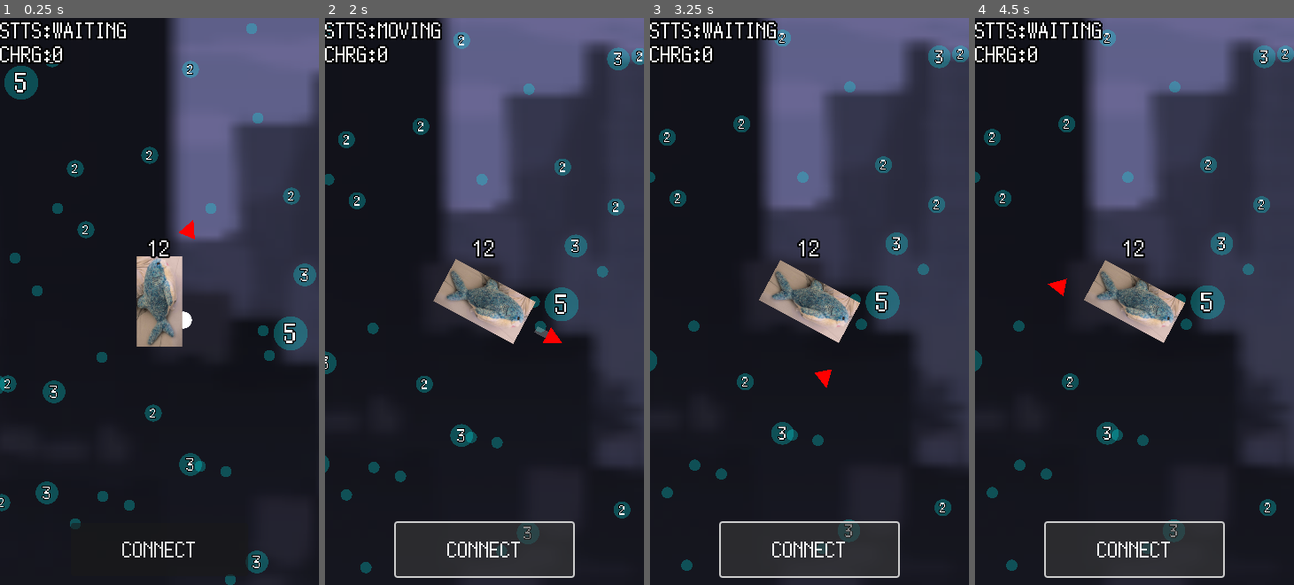
Above: before the commit, frames 1-4 (left to right).
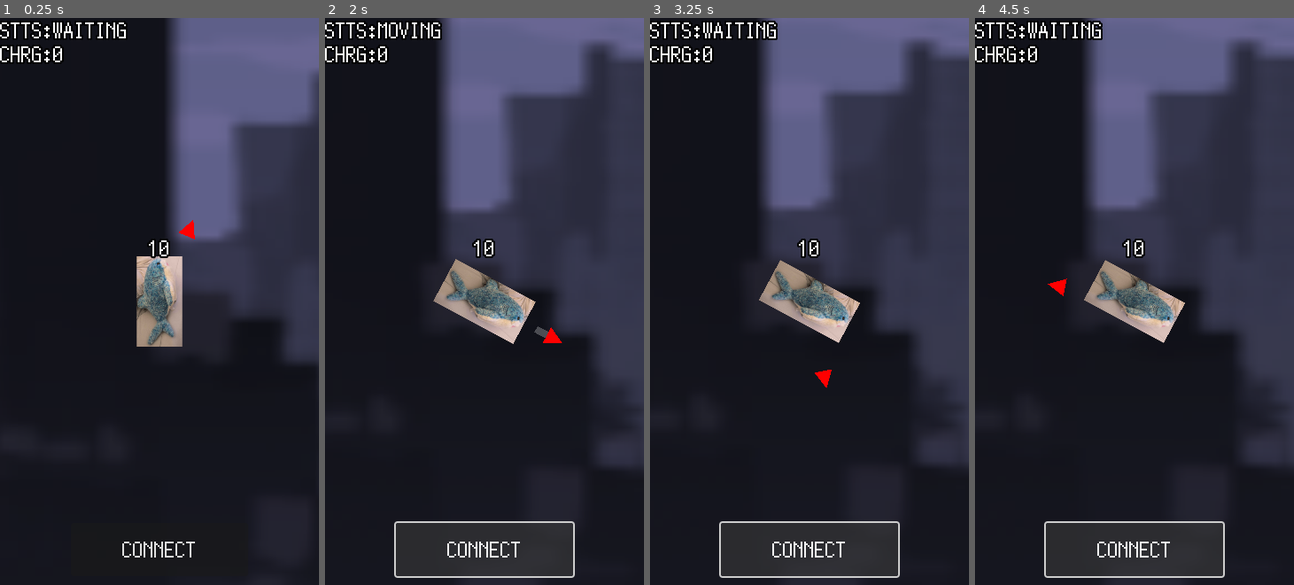
Above: after the commit, the same moments.

Repository: kamikoloss/sharking
Game: Godot game, scene res://scenes/main.tscn
The game is run twice, just before and just after one commit, with the same random seed, the same clock (stepped at 60 frames per second) and the same inputs.
Inputs:
- Up to frame 1 (0.25 s): no input
- Up to frame 2 (2 s): click "CONNECT" at 1.25 s
- Up to frame 3 (3.25 s): no input
- Up to frame 4 (4.5 s): no input

The runs differ from the first frame. In frame 1, 3.9% of the frame differs, in the area x 0-100%, y 0-100%; in frame 2, 3.1%; in frame 3, 3.0%; in frame 4, 3.0%.
Error before the commit: Parse Error: Invalid argument for "new()" function: argument 1 should be "Hero" but is "int". (res://scripts/server.gd:34)

Commit message:
EXP 同期処理 (途中)

Diff:
--- a/scenes/client.tscn
+++ b/scenes/client.tscn
@@ -6,8 +6,9 @@
 [ext_resource type="PackedScene" uid="uid://52tpbo5enhtq" path="res://scenes/hero.tscn" id="5_e5wad"]
 [ext_resource type="Theme" uid="uid://cji20uu480k3h" path="res://themes/default.tres" id="6_63squ"]
 
-[node name="Client" type="Node2D" node_paths=PackedStringArray("_hero", "_ws_client", "_button_center", "_debug_label_state", "_debug_label_charge")]
+[node name="Client" type="Node2D" node_paths=PackedStringArray("_level", "_hero", "_ws_client", "_button_center", "_debug_label_state", "_debug_label_charge")]
 script = ExtResource("1_rfnpf")
+_level = NodePath("Level")
 _hero = NodePath("Hero")
 _ws_client = NodePath("WebSocketClient")
 _button_center = NodePath("CanvasLayer/Control/ButtonCenter")
@@ -19,6 +20,7 @@
 [node name="Level" parent="." instance=ExtResource("3_crljq")]
 
 [node name="Hero" parent="." instance=ExtResource("5_e5wad")]
+is_local = true
 
 [node name="CanvasLayer" type="CanvasLayer" parent="."]
 
--- a/scenes/level.tscn
+++ b/scenes/level.tscn
@@ -8,10 +8,10 @@
 [sub_resource type="RectangleShape2D" id="RectangleShape2D_u1w2v"]
 size = Vector2(256, 256)
 
-[node name="Level" type="Node2D" node_paths=PackedStringArray("_exps_node")]
+[node name="Level" type="Node2D" node_paths=PackedStringArray("_exps_parent_node")]
 script = ExtResource("1_4ip8d")
 _exp_scene = ExtResource("4_dxgh1")
-_exps_node = NodePath("Exps")
+_exps_parent_node = NodePath("Exps")
 
 [node name="Sprite2D" type="Sprite2D" parent="."]
 self_modulate = Color(0.501961, 0.501961, 0.752941, 1)
--- a/scenes/server.tscn
+++ b/scenes/server.tscn
@@ -4,8 +4,9 @@
 [ext_resource type="PackedScene" uid="uid://kjnwwo7e3v13" path="res://addons/godot-websocket-nodes/WebSocketServer.tscn" id="2_reafv"]
 [ext_resource type="PackedScene" uid="uid://dhwvkf3taw8db" path="res://scenes/level.tscn" id="3_juxhr"]
 
-[node name="Server" type="Node2D" node_paths=PackedStringArray("_ws_server")]
+[node name="Server" type="Node2D" node_paths=PackedStringArray("_level", "_ws_server")]
 script = ExtResource("1_v6r88")
+_level = NodePath("Level")
 _ws_server = NodePath("WebSocketServer")
 
 [node name="WebSocketServer" parent="." instance=ExtResource("2_reafv")]
--- a/scripts/client.gd
+++ b/scripts/client.gd
@@ -1,10 +1,7 @@
 extends Node2D
 
-
-var peer_id: int = -1
-var other_players: Dictionary = {}
-
-
+# Game Nodes
+@export var _level: Level
 @export var _hero: Hero
 
 # WebSocket
@@ -13,6 +10,9 @@
 @export var _send_interval: float = 0.05
 var _send_timer: float = 0.0
 
+# UI
+@export var _button_center: Button
+
 # Ping
 @export var _ping_current_label: Label
 @export var _ping_average_label: Label
@@ -20,9 +20,6 @@
 var _ping_refresh_timer: float = 0.0
 var _recent_ping_list: Array[float] = []
 var _recent_ping_list_max_size: int = 50
-
-# UI
-@export var _button_center: Button
 
 # Debug
 @export var _debug_label_state: Label
@@ -53,15 +50,20 @@
 
 func _on_web_socket_client_message_received(message: Variant):
 	print("[Client] Message received from server. Message: %s" % [message])
-	var message_type = message["type"] as Message.MessageType
-	match message_type:
+	match message["type"] as Message.MessageType:
 		Message.MessageType.PING:
 			pass
 		Message.MessageType.PLAYER_CONNECTED:
-			peer_id = message.peer_id
+			pass
 		Message.MessageType.OTHER_PLAYER_CONNECTED:
 			pass
 		Message.MessageType.OTHER_PLAYER_DISCONNECTED:
+			pass
+		Message.MessageType.HERO_SPAWNED:
+			pass
+		Message.MessageType.HERO_MOVE_STARTED:
+			pass
+		Message.MessageType.HERO_MOVE_FINISHED:
 			pass
 
 
--- a/scripts/exp.gd
+++ b/scripts/exp.gd
@@ -2,6 +2,7 @@
 extends Area2D
 
 
+var id: int = -1
 var is_active: bool = true
 var point: int = 0
 
@@ -17,14 +18,35 @@
 		return _die_tween
 
 
+func _init(point: int, position: Vector2) -> void:
+	self.point = point
+	self.position = position
+
+
 func _ready() -> void:
 	area_entered.connect(_on_area_entered)
 	_init_visual()
 
 
+# 自身を破壊する
+func destroy() -> void:
+	is_active = false
+	_label.visible = false
+
+	var tween = _die_tween
+	tween.set_ease(Tween.EASE_OUT).set_trans(Tween.TRANS_QUINT)
+	tween.tween_property(_sprite, "self_modulate", Color.WHITE, 0.25)
+	tween.tween_property(_sprite, "self_modulate", Color.TRANSPARENT, 1.0)
+	tween.finished.connect(func(): queue_free())
+	print("[Exp %s] die." % get_instance_id())
+
+
 func _on_area_entered(area: Area2D) -> void:
 	if area is Hero:
-		_die()
+		# 操作している Hero に衝突した場合: 破壊する
+		# リモート上の Hero に衝突した場合は破壊しない (同期的に破壊する)
+		if area.is_local:
+			destroy()
 
 
 # 自身の見た目を決定する
@@ -36,16 +58,3 @@
 		_label.text = str(point)
 	else:
 		_label.visible = false
-
-
-# 消滅する
-func _die() -> void:
-	is_active = false
-	_label.visible = false
-
-	var tween = _die_tween
-	tween.set_ease(Tween.EASE_OUT).set_trans(Tween.TRANS_QUINT)
-	tween.tween_property(_sprite, "self_modulate", Color.WHITE, 0.25)
-	tween.tween_property(_sprite, "self_modulate", Color.TRANSPARENT, 1.0)
-	tween.finished.connect(func(): queue_free())
-	print("[Exp %s] die." % get_instance_id())
--- a/scripts/hero.gd
+++ b/scripts/hero.gd
@@ -33,8 +33,10 @@
 		move_state_changed.emit(value)
 		print("[Hero] move state changed. %s -> %s" % [MoveState.keys()[from], MoveState.keys()[value]])
 
+var id: int = -1
 var charge: float = 0.0 # 現在の移動タメ度 (最大 1.0)
 var exp_point: int = 10 # 取得した経験値ポイント
+@export var is_local: bool = false # 実行マシン上で操作している Hero かどうか
 
 
 @export var _sprite: Sprite2D
@@ -147,8 +149,9 @@
 
 func _on_area_entered(area: Area2D) -> void:
 	if area is Exp:
-		exp_point += area.point
-		_level_label.text = str(exp_point)
+		if area.is_active:
+			exp_point += area.point
+			_level_label.text = str(exp_point)
 
 
 func _process_rotate_direction(delta: float) -> void:
--- a/scripts/level.gd
+++ b/scripts/level.gd
@@ -2,35 +2,88 @@
 extends Node2D
 
 
-var exp_intance_ids: Array[int] = []
+signal exp_spawned(spanwed_exps: Array[Exp]) # EXP が生成された
+signal exp_despawned(despawned_exps: Array[Exp]) # EXP が破壊された
+
+
+# Level 上に存在する EXP { Instance ID: EXP, ... }
+# 接続した Client に現在の状態を教えるために保持しておく
+var exps_on_level: Dictionary = {}
 
 
 @export var _exp_scene: PackedScene
-@export var _exps_node: Node2D
-var _exp_point_sum = 500 # 合計何 pt になるまで EXP を生成するか
-var _exp_point_list: Array[int] = [1, 1, 1, 1, 1, 2, 2, 2, 3, 3, 5] # 生成する EXP のポイントのリスト (確率込み)
+@export var _exps_parent_node: Node2D
+var _exp_point_sum = 0 # Level 上に存在する EXP pt の合計
+var _exp_point_sum_max = 500 # 合計何 pt になるまで EXP を生成するか
+var _exp_point_list: Array[int] = [1, 1, 1, 1, 1, 2, 2, 2, 3, 3, 5] # 生成する EXP pt のリスト (確率込み)
 
 var _level_size: int = 640 # Level の大きさ (px, 辺/2)
 var _rng = RandomNumberGenerator.new()
 
 
 func _ready() -> void:
-	initialize_exp() # TODO: Server が実行して同期する
+	pass
 
 
-# 経験値を初期生成する
-func initialize_exp() -> void:
-	var sum = 0
-	while (sum < _exp_point_sum):
-		var exp: Exp = _exp_scene.instantiate()
+# 上限になるまでの EXP のリストを取得する
+func get_exps_to_limit() -> Array[Exp]:
+	var exps: Array[Exp] = []
+	var point_sum = _exp_point_sum
+
+	while (point_sum < _exp_point_sum_max):
 		var point = _exp_point_list.pick_random()
-		exp.point = point
-		exp.position = _get_random_position()
-		_exps_node.add_child(exp)
-		sum += point
-		exp_intance_ids.append(exp.get_instance_id())
+		var _position = _get_random_position()
+		var exp_data = Exp.new(point, _position)
+
+		point_sum += point
+		exps.append(exp_data)
+
+	return exps
 
 
+# EXP を生成する
+func spawn_exps(exps: Array[Exp]) -> void:
+	var spawned_exps: Array[Exp] = []
+
+	for _exp in exps:
+		# EXP が Level 上に存在しない場合: 生成する
+		if not _exp.id in exps_on_level.keys():
+			var exp_instance: Exp = _exp_scene.instantiate()
+			# 引数データに ID が設定されていない場合は Instance ID を使用する (Server)
+			# 引数データに ID が設定されている場合はそれを使用する (Client)
+			var id = exp_instance.get_instance_id() if _exp.id < 0 else _exp.id
+
+			exp_instance.id = id
+			exp_instance.point = _exp.point
+			exp_instance.position = _exp.position
+			_exps_parent_node.add_child(exp_instance)
+
+			exps_on_level[exp_instance.id] = exp_instance
+			_exp_point_sum -= _exp.point
+			spawned_exps.append(_exp)
+
+	if 0 < len(spawned_exps):
+		exp_spawned.emit(spawned_exps)
+
+
+# EXP を破壊する
+func despawn_exps(exps: Array[Exp]) -> void:
+	var despwned_exps: Array[Exp] = []
+
+	for _exp in exps:
+		# EXP が Level 上に存在する かつ Level 上に存在する EXP が有効な場合: 破壊する
+		if _exp.id in exps_on_level.keys() and exps_on_level[_exp.id].is_active:
+			exps_on_level[_exp.id].destroy()
+
+			exps_on_level.erase(_exp.id)
+			_exp_point_sum -= _exp.point
+			despwned_exps.append(_exp)
+
+	if 0 < len(despwned_exps):
+		exp_despawned.emit(despwned_exps)
+
+
+# 指定範囲内のランダムな座標を取得する
 func _get_random_position() -> Vector2:
 	var x = _rng.randi_range(_level_size * -1, _level_size)
 	var y = _rng.randi_range(_level_size * -1, _level_size)
--- a/scripts/message.gd
+++ b/scripts/message.gd
@@ -13,28 +13,33 @@
 	HERO_SPAWNED,
 	HERO_MOVE_STARTED,
 	HERO_MOVE_FINISHED,
-	#HERO_DAMAGED,
-	#HERO_DEAD,
-	#EXP_SPAWNED,
+	HERO_DAMAGED,
+	HERO_DEAD,
+	EXP_SPAWNED,
 }
 
 
-var type: MessageType
-var peer_id: int # アクションを起こした Peer ID
+# Server に送信されたメッセージを送信者以外のすべての Peer に共有するタイプ
+const THROUGH_MESSAGE_TYPES: Array[MessageType] = [
+	MessageType.HERO_SPAWNED,
+	MessageType.HERO_MOVE_STARTED,
+	MessageType.HERO_MOVE_FINISHED,
+	MessageType.HERO_DAMAGED,
+	MessageType.HERO_DEAD,
+]
 
 
-# アクションを起こした Client の Peer ID を設定する
-# TODO: CPU は疑似的な Peer ID を設定する
-func set_peer_id(peer_id: int) -> void:
-	self.peer_id = peer_id
+var type: MessageType
+var peer_id: int # アクションを起こした Peer の ID
 
 
 # (CSC) Ping を計測するとき
 class Ping extends Message:
 	var ping_id: String # 時間差を計算するための識別子
 	var time: int # Client の Unixtime
-	func _init(ping_id: String, time: int) -> void:
-		type = MessageType.PING
+	func _init(peer_id: int, ping_id: String, time: int) -> void:
+		self.type = MessageType.PING
+		self.peer_id = peer_id
 		self.ping_id = ping_id
 		self.time = time
 
@@ -43,49 +48,55 @@
 class PlayerConnected extends Message:
 	var heros: Dictionary # すでに存在する他プレイヤーの情報 { ID: Hero, ... }
 	var exps: Dictionary # EXP の情報 { ID: Exp, ... }
-	func _init(heros: Dictionary, exps: Dictionary) -> void:
-		type = MessageType.PLAYER_CONNECTED
+	func _init(peer_id: int, heros: Dictionary, exps: Dictionary) -> void:
+		self.type = MessageType.PLAYER_CONNECTED
+		self.peer_id = peer_id
 		self.heros = heros
 		self.exps = exps
 
 
 # (SC) 他プレイヤーが接続したとき
 class OtherPlayerConnected extends Message:
-	var hero: Hero # 接続した他プレイヤ―の情報
-	func _init(hero: Hero) -> void:
-		type = MessageType.OTHER_PLAYER_CONNECTED
-		self.hero = hero
+	func _init(peer_id: int) -> void:
+		self.type = MessageType.OTHER_PLAYER_CONNECTED
+		self.peer_id = peer_id
 
 
 # (SC) 他プレイヤーが切断したとき
 class OtherPlayerDisconnected extends Message:
 	func _init(peer_id: int) -> void:
-		type = MessageType.OTHER_PLAYER_DISCONNECTED
+		self.type = MessageType.OTHER_PLAYER_DISCONNECTED
+		self.peer_id = peer_id
 
 
 # (CSC) Hero が Level に生まれたとき
 class HeroSpanwed extends Message:
-	var position: Vector2
-	func _init(position: Vector2) -> void:
-		type = MessageType.HERO_SPAWNED
+	var hero: Hero
+	var position: Vector2 # スポーンした座標
+	func _init(peer_id: int, hero: Hero, position: Vector2) -> void:
+		self.type = MessageType.HERO_SPAWNED
+		self.peer_id = peer_id
+		self.hero = hero
 		self.position = position
 
 
 # (CSC) Hero が移動を開始したとき
 class HeroMoveStarted extends Message:
 	var direction: float # 移動方向 (deg)
-	var charge: float # 移動タメ
-	func _init(direction: float, charge: float) -> void:
-		type = MessageType.HERO_MOVE_STARTED
+	var charge: float # 移動タメ (0.0-1.0)
+	func _init(peer_id: int, direction: float, charge: float) -> void:
+		self.type = MessageType.HERO_MOVE_STARTED
+		self.peer_id = peer_id
 		self.direction = direction
 		self.charge = charge
 
 
 # (CSC) Hero が移動を終了したとき
 class HeroMoveFinished extends Message:
-	var final_position: Vector2 # 最終的な座標 (調整用)
-	var got_exps: Dictionary # 移動で取得した EXP
-	func _init(final_position: Vector2, got_exps: Dictionary) -> void:
-		type = MessageType.HERO_MOVE_FINISHED
+	var final_position: Vector2 # 停止した座標 (調整用)
+	var got_exp_ids: Array[int] # 移動で取得した EXP の ID のリスト
+	func _init(peer_id: int, final_position: Vector2, got_exp_ids: Array[int]) -> void:
+		self.type = MessageType.HERO_MOVE_FINISHED
+		self.peer_id = peer_id
 		self.final_position = final_position
-		self.got_exps = got_exps
+		self.got_exp_ids = got_exp_ids
--- a/scripts/server.gd
+++ b/scripts/server.gd
@@ -1,9 +1,9 @@
 extends Node2D
 
 
-var heros: Dictionary = {} # { Peer ID: Hero, ... }
-var exps: Dictionary = {} # { Inst ID: Exp, ... }
-
+# Game Nodes
+@export var _level: Level
+var _heros: Dictionary = {} # { ID: Hero, ... }
 
 # WebSocket
 @export var _ws_server: WebSocketServer
@@ -17,6 +17,10 @@
 	_ws_server.client_disconnected.connect(_on_web_socket_server_client_disconnected)
 	_ws_server.message_received.connect(_on_web_socket_server_message_received)
 
+	# EXP 初期生成
+	var exps = _level.get_exps_to_limit()
+	_level.spawn_exps(exps)
+
 	_parse_args()
 	_start_server()
 
@@ -28,21 +32,30 @@
 
 func _on_web_socket_server_client_connected(peer_id: int):
 	print("[Server] New peer connected. ID: ", peer_id)
-	_ws_server.send(peer_id, Message.PlayerConnected.new(heros, exps))
-	for pid in _ws_server.peers:
-		if pid != peer_id:
-			_ws_server.send(pid, Message.OtherPlayerConnected.new(peer_id))
+	var msg_pc = Message.PlayerConnected.new(peer_id, _heros, _level.exps_on_level)
+	_send_message_to_peer(msg_pc, peer_id)
+	var msg_opc = Message.OtherPlayerConnected.new(peer_id)
+	_send_message_to_peers(msg_opc, peer_id)
 
 
 func _on_web_socket_server_client_disconnected(peer_id: int):
 	print("[Server] Peer disconnected. ID: ", peer_id)
-	for pid in _ws_server.peers:
-		if pid != peer_id:
-			_ws_server.send(pid, Message.OtherPlayerDisconnected.new(peer_id))
+	var msg = Message.OtherPlayerDisconnected.new(peer_id)
+	_send_message_to_peers(msg, peer_id)
 
 
-func _on_web_socket_server_message_received(peer_id: int , message: Variant):
+func _on_web_socket_server_message_received(peer_id: int, message: Variant):
 	print("[Server] Message received from client. ID: %d, Message: %s" % [peer_id, message])
+	var message_type = message["type"] as Message.MessageType
+
+	# 送信者以外のすべての Peer に共有する
+	if message_type in Message.THROUGH_MESSAGE_TYPES:
+		_send_message_to_peers(message, peer_id)
+		return
+
+	match message_type:
+		Message.MessageType.PING:
+			pass
 
 
 func _parse_args() -> void:
@@ -63,7 +76,19 @@
 	print("[Server] send interval: %s s" % _send_interval)
 
 
-# 接続中の Client にデータを一括送信する
+# 特定の Peer にメッセージを送信する
+func _send_message_to_peer(message: Message, peer_id: int) -> void:
+	_ws_server.send(peer_id, message)
+
+
+# 接続中のすべての Peer にメッセージを一括送信する
+func _send_message_to_peers(message: Message, except_peer_id: int = 0) -> void:
+	for peer_id in _ws_server.peers:
+		if except_peer_id != 0 and peer_id != except_peer_id:
+			_ws_server.send(peer_id, message)
+
+
+# 接続中のすべての Peer にデータを一括送信する
 func _process_send(delta: float) -> void:
 	if _ws_server.peers.is_empty():
 		return
@@ -73,5 +98,4 @@
 	_send_timer = 0.0
 
 	for peer_id in _ws_server.peers:
-		var message = {}
-		_ws_server.send(peer_id, message)
+		pass # TODO
